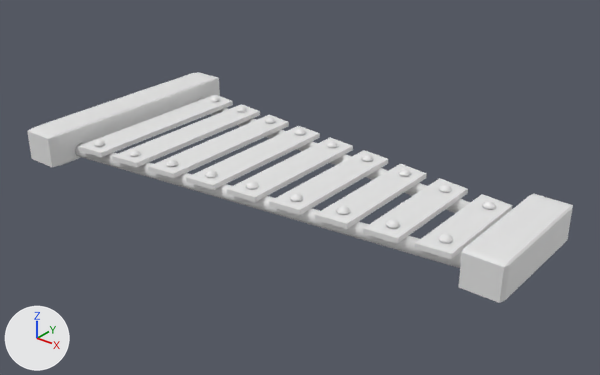
What one commit did to the FBX model Escape Room/Assets/Models/Xylophone.fbx.
Before and after are seen from a 50 mm camera at (4.25, -5.23, 3.43) aimed at (0.08, -0.02, 0.2). Lighting does not change. The marker at lower left points along +X, +Y and +Z. Where no turn or scale is listed for an object, it has been applied to the vertices.
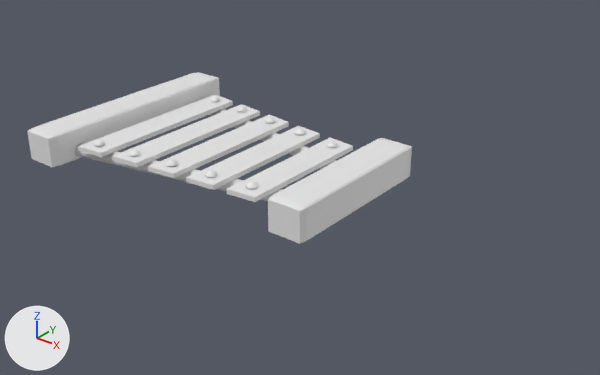
Commit message: Updated Xylophone Model

Location of each change, (x1, y1, x2, y2) in pixels of the pictures (600 x 375 px):
'Cube.001', moved, rescaled (25% wider)
    before: (458, 194, 573, 303)
    after: (268, 138, 412, 244)
'Cylinder', mesh rescaled (34% narrower, 40% shorter)
    before: (75, 98, 470, 268)
    after: (75, 99, 336, 201)
'Plane.008', deleted
    before: (363, 178, 468, 244)
'Plane.007', deleted
    before: (315, 164, 427, 229)
'Plane.006', deleted
    before: (269, 150, 388, 215)
'Plane.009', deleted
    before: (415, 194, 513, 259)

What changed in the scene script:
```text
Change me_cylinder:
    where me_cylinder.from_pydata(...)  # 128 vertices, 68 faces; spans x -2.01..2.01, y -0.88..0.88, z -0.06..0.06
    used by ob_cylinder; location = (-0.027, 0.0, 0.277)
    me_cylinder part 1: the whole mesh is scaled about its middle by (0.605, 1, 1), then moved by (-0.79, 0.0, 0.0)
Remove ob_plane_009:
    ob_plane_009 = bpy.data.objects.new('Plane.009', me_plane_009)
    ob_plane_009.location = (-0.002, 0.0, 0.363)
Change ob_cube_001:
    ob_cube_001.location: (2.141, 0.0, 0.347) -> (0.546, 0.0, 0.347)
    ob_cube_001.scale: (0.01, 0.01, 0.01) -> (0.01, 0.01, 0.0137)
Remove ob_plane_008:
    ob_plane_008 = bpy.data.objects.new('Plane.008', me_plane_008)
    ob_plane_008.location = (-0.002, 0.0, 0.363)
Remove ob_plane_007:
    ob_plane_007 = bpy.data.objects.new('Plane.007', me_plane_007)
    ob_plane_007.location = (-0.002, 0.0, 0.363)
Remove ob_plane_006:
    ob_plane_006 = bpy.data.objects.new('Plane.006', me_plane_006)
    ob_plane_006.location = (-0.002, 0.0, 0.363)
```
